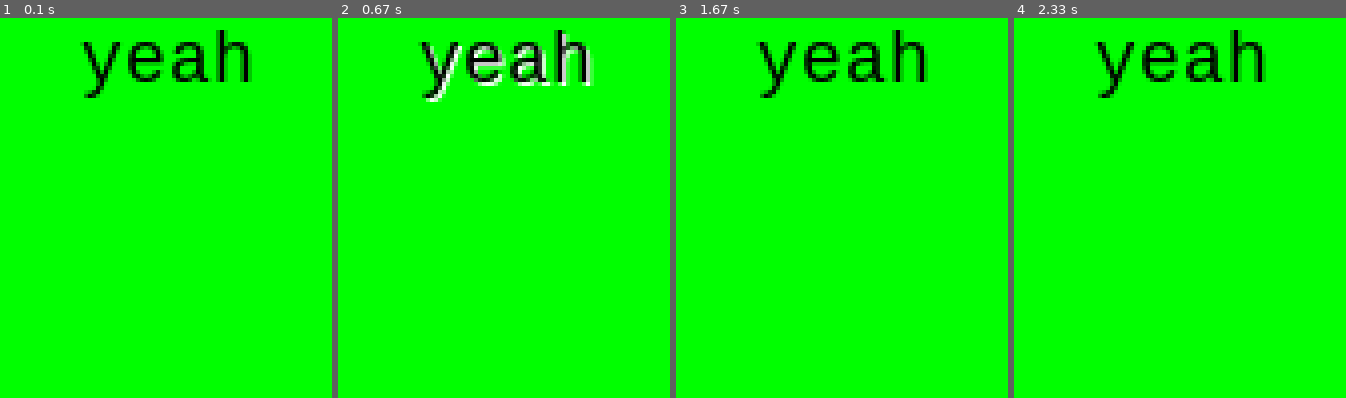
Above: before the commit, frames 1-4 (left to right).
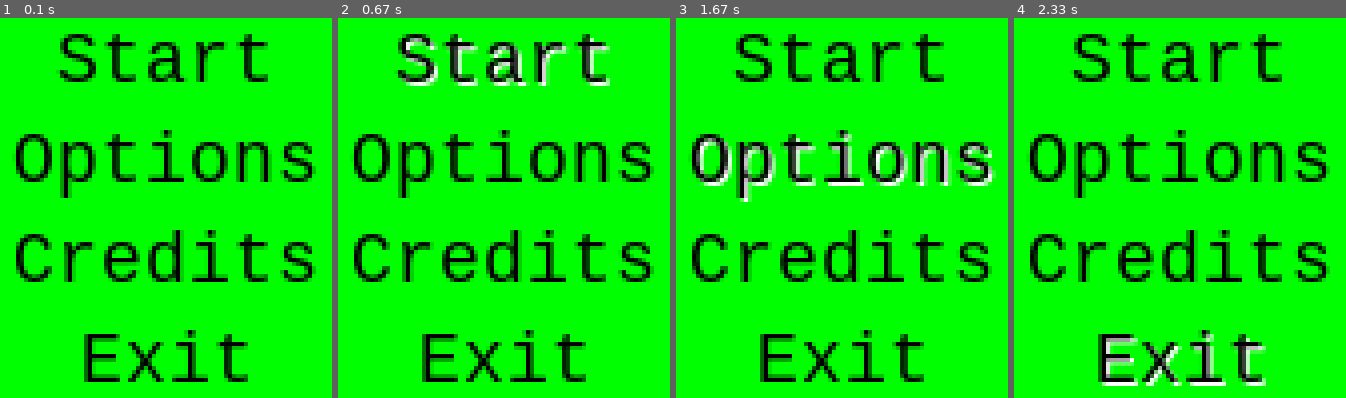
Above: after the commit, the same moments.

Repository: Galgunn/PythonPygame
Game: pygame game, started from gallery_walk/game.py
Two runs of this game, one before a commit and one after it. Both use one fixed random seed, a clock stepped at 60 frames per second and the inputs below.
Inputs (mouse positions are in pixels of both pictures, inside the frame that each line leads up to):
- Up to frame 1 (0.1 s): no input
- Up to frame 2 (0.67 s): click (507, 67) at 0.38 s
- Up to frame 3 (1.67 s): click (848, 143) at 0.72 s; click (outside the picture) at 1.05 s; click (984, 170) at 1.38 s
- Up to frame 4 (2.33 s): click (outside the picture) at 1.72 s; click (1126, 379) at 2.05 s

The runs differ from the first frame. In frame 1, 17% of the frame differs, in the area x 4-96%, y 3-96%; in frame 2, 19%; in frame 3, 19%, in the area x 4-97%, y 3-96%; in frame 4, 19%.

Commit message:
Updated main_menu.py

Diff:
--- a/gallery_walk/game_states/main_menu.py
+++ b/gallery_walk/game_states/main_menu.py
@@ -9,23 +9,33 @@
         super().__init__(game)
         self.font = FONT
         self.center_display = (DISPLAY_SIZE[0] / 2, DISPLAY_SIZE[1] / 2)
-        self.text_surf = self.font.render('yeah', True, 'black')
-        self.selected_text_surf = self.font.render('yeah', True, 'white')
-        self.text_rect = self.text_surf.get_frect(center= self.center_display)
-        self.on_text_rect = False
+        self.menu_text_options = ['Start', 'Options', 'Credits', 'Exit']
+        self.initialize_fonts()
+
+    def initialize_fonts(self): # Initializes the font surfaces aswell as rect with their respective pos
+        self.menu_fonts_surf = {}
+        pos = self.center_display
+        for option in self.menu_text_options:
+            font_surf = self.font.render(option, True, 'black')
+            font_highlight_surf = self.font.render(option, True, 'white')
+            font_rect = font_surf.get_frect(center = pos)
+            self.menu_fonts_surf[option] = {'text': font_surf, 'highlight': font_highlight_surf, 'rect': font_rect, 'on_font': False}
+            pos = (pos[0], pos[1] + 25)
+
+    def check_option_collision(self, mpos): # Check for collision with any of the font rects
+        for option in self.menu_fonts_surf:
+            self.menu_fonts_surf[option]['on_font'] = False
+            if self.menu_fonts_surf[option]['rect'].collidepoint(mpos):
+                self.menu_fonts_surf[option]['on_font'] = True
 
     def update(self):
-
-        self.on_text_rect = False
-
         mpos = pygame.mouse.get_pos()
         mpos = (mpos[0] / 2, mpos[1] / 2)
-
-        if self.text_rect.collidepoint(mpos):
-            self.on_text_rect = True
+        self.check_option_collision(mpos)
 
     def render(self, surf):
         surf.fill(('green'))
-        if self.on_text_rect:
-            surf.blit(self.selected_text_surf, (self.text_rect.x + 1, self.text_rect.y + 1))
-        surf.blit(self.text_surf, (self.text_rect))
+        for option in self.menu_fonts_surf:
+            if self.menu_fonts_surf[option]['on_font']:
+                surf.blit(self.menu_fonts_surf[option]['highlight'], (self.menu_fonts_surf[option]['rect'].x + 1, self.menu_fonts_surf[option]['rect'].y + 1))
+            surf.blit(self.menu_fonts_surf[option]['text'], self.menu_fonts_surf[option]['rect'])
